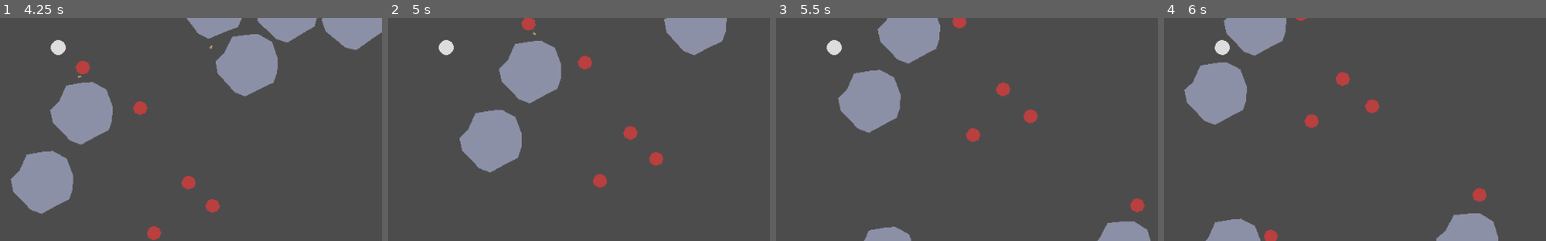
Above: before the commit, frames 1-4 (left to right).
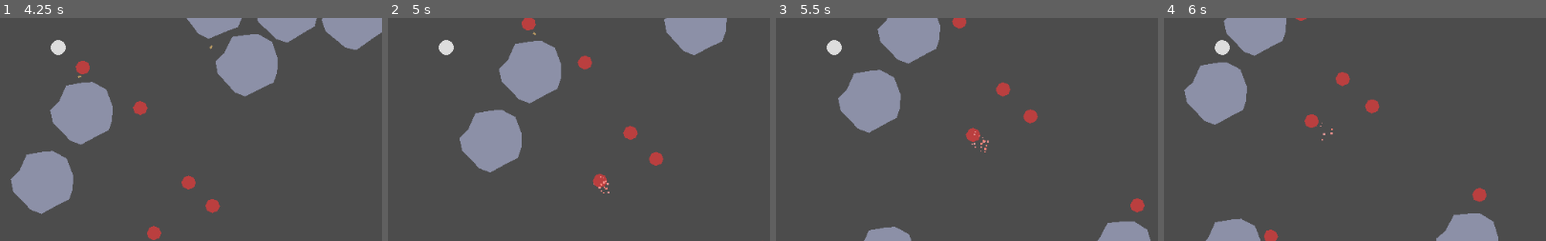
Above: after the commit, the same moments.

Repository: JeanShark-dev/godot-rock-survival
Game: Godot game, scene res://Main.tscn
The game is run twice, just before and just after one commit, with the same random seed, the same clock (stepped at 60 frames per second) and the same inputs.
Inputs (mouse positions are % of the whole screen's width and height, from its top left):
- Up to frame 1 (4.25 s): click "START GAME" at 0.5 s; tap Enter at 1.25 s; move the mouse to (45, 70) at 1.27 s; hold W (gp_up) 1.28-2.78 s; click (45, 70) at 1.35 s; move the mouse to (80, 65) at 2.02 s; click (80, 65) at 2.1 s; move the mouse to (20, 35) at 2.77 s; hold A (gp_left) from 2.78 s (still down); click (20, 35) at 2.85 s; move the mouse to (55, 50) at 3.52 s; click (55, 50) at 3.6 s
- Up to frame 2 (5 s): move the mouse to (35, 25) at 4.27 s; release A (gp_left) at 4.28 s; hold S (gp_down) from 4.28 s (still down); click (35, 25) at 4.35 s
- Up to frame 3 (5.5 s): move the mouse to (72, 45) at 5.02 s; release S (gp_down) at 5.03 s; hold D (gp_right) from 5.03 s (still down); click (72, 45) at 5.1 s
- Up to frame 4 (6 s): move the mouse to (30, 55) at 5.77 s; release D (gp_right) at 5.78 s; hold W (gp_up) from 5.78 s (still down); click (30, 55) at 5.85 s
The pictures show only the part of the screen within x 42-92%, y 43-93%; the shares and areas given below are measured in that part.

Frame 1 is identical in both runs. In frame 2, less than 0.1% of the frame differs, in the area x 53-58%, y 70-79%; in frame 3, less than 0.1%, in the area x 51-56%, y 50-61%; in frame 4, less than 0.1%.

Commit message:
enemy attack particles

Diff:
--- a/swarm.gd
+++ b/swarm.gd
@@ -24,8 +24,11 @@
 		$GiveUpTimer.start()
 	if seesPlayer:
 		target = targetObject.position
-	if position.distance_to(target) < attackRange:
-		pass
+	if position.distance_to(target) < attackRange and canAttack == true:
+		canAttack = false
+		$AttackingEffect.emitting = true
+		$AttackTimer.wait_time = 1
+		$AttackTimer.start()
 
 func takeDamage(damageNum):
 	if dying:
@@ -38,7 +41,7 @@
 		die()
 
 func attack(damage, source):
-	pass
+	$AttackingEffect.emitting = false
 
 func die():
 	$EnemySpriteTemp.hide()
@@ -70,3 +73,8 @@
 func _on_EnemyRBody_takingDamage(damageNum, damageSource):
 	takeDamage(damageNum)
 	#print("OW! Took ", damageNum,  " damage from ", damageSource, "!")
+
+
+func _on_AttackTimer_timeout():
+	attack(10, "bite")
+	canAttack = true
--- a/swarm.tscn
+++ b/swarm.tscn
@@ -41,6 +41,32 @@
 scale_random = 1.0
 scale_curve = SubResource( 6 )
 color_ramp = SubResource( 4 )
+
+[sub_resource type="ParticlesMaterial" id=8]
+emission_shape = 1
+emission_sphere_radius = 10.0
+flag_disable_z = true
+direction = Vector3( 0, 0, 0 )
+gravity = Vector3( 0, 0, 0 )
+initial_velocity = 1.0
+initial_velocity_random = 1.0
+angular_velocity = 1.0
+angular_velocity_random = 1.0
+orbit_velocity = 0.1
+orbit_velocity_random = 1.0
+linear_accel = 1.0
+linear_accel_random = 1.0
+radial_accel = 1.0
+radial_accel_random = 1.0
+tangential_accel = 1.0
+tangential_accel_random = 1.0
+angle = 1.0
+angle_random = 1.0
+scale = 3.0
+scale_random = 1.0
+color = Color( 0.854902, 0.592157, 0.592157, 1 )
+hue_variation = 0.05
+hue_variation_random = 0.5
 
 [node name="EnemyRBody" type="RigidBody2D"]
 collision_mask = 5
@@ -85,8 +111,19 @@
 [node name="DeaþTimer" type="Timer" parent="."]
 one_shot = true
 
+[node name="AttackingEffect" type="Particles2D" parent="."]
+emitting = false
+amount = 20
+explosiveness = 0.1
+randomness = 0.1
+local_coords = false
+process_material = SubResource( 8 )
+
+[node name="AttackTimer" type="Timer" parent="."]
+
 [connection signal="takingDamage" from="." to="." method="_on_EnemyRBody_takingDamage"]
 [connection signal="body_shape_entered" from="EnemyVision" to="." method="_on_EnemyVision_body_shape_entered"]
 [connection signal="body_shape_exited" from="EnemyVision" to="." method="_on_EnemyVision_body_shape_exited"]
 [connection signal="timeout" from="GiveUpTimer" to="." method="_on_GiveUpTimer_timeout"]
 [connection signal="timeout" from="DeaþTimer" to="." method="_on_DeaTimer_timeout"]
+[connection signal="timeout" from="AttackTimer" to="." method="_on_AttackTimer_timeout"]
Not shown: 1 places in swarm.tscn that only renumber resources
